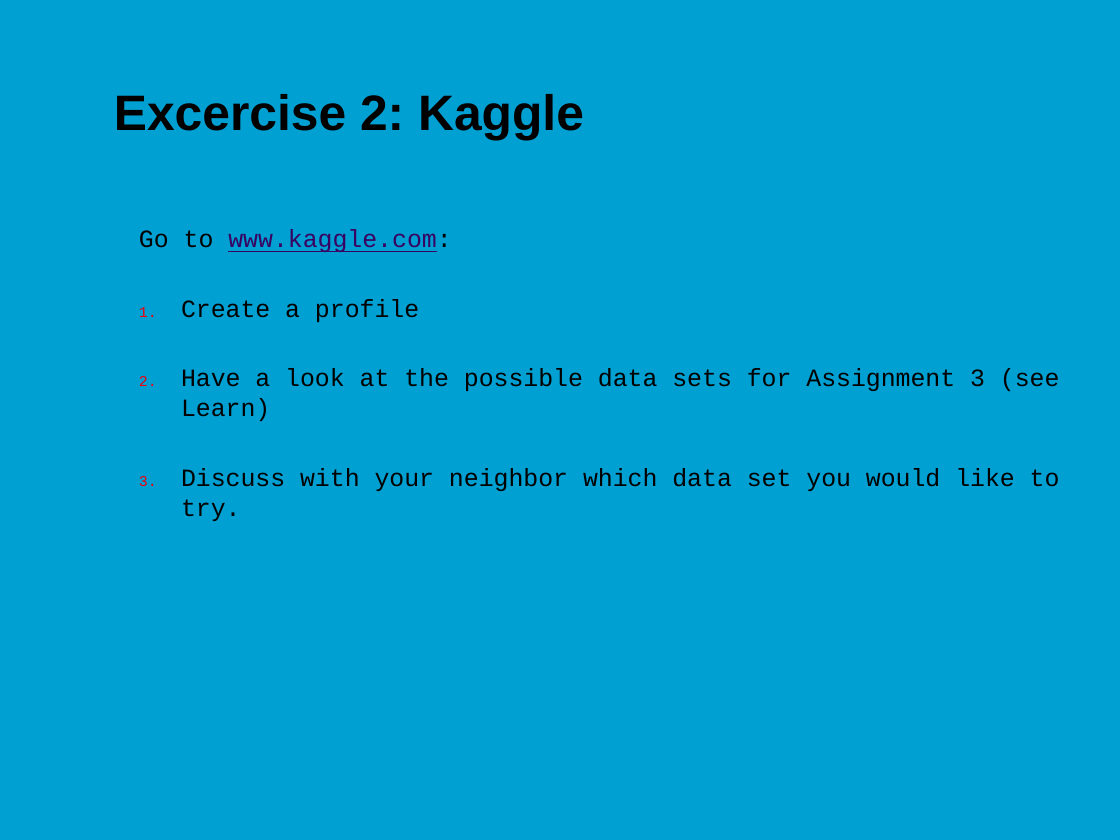
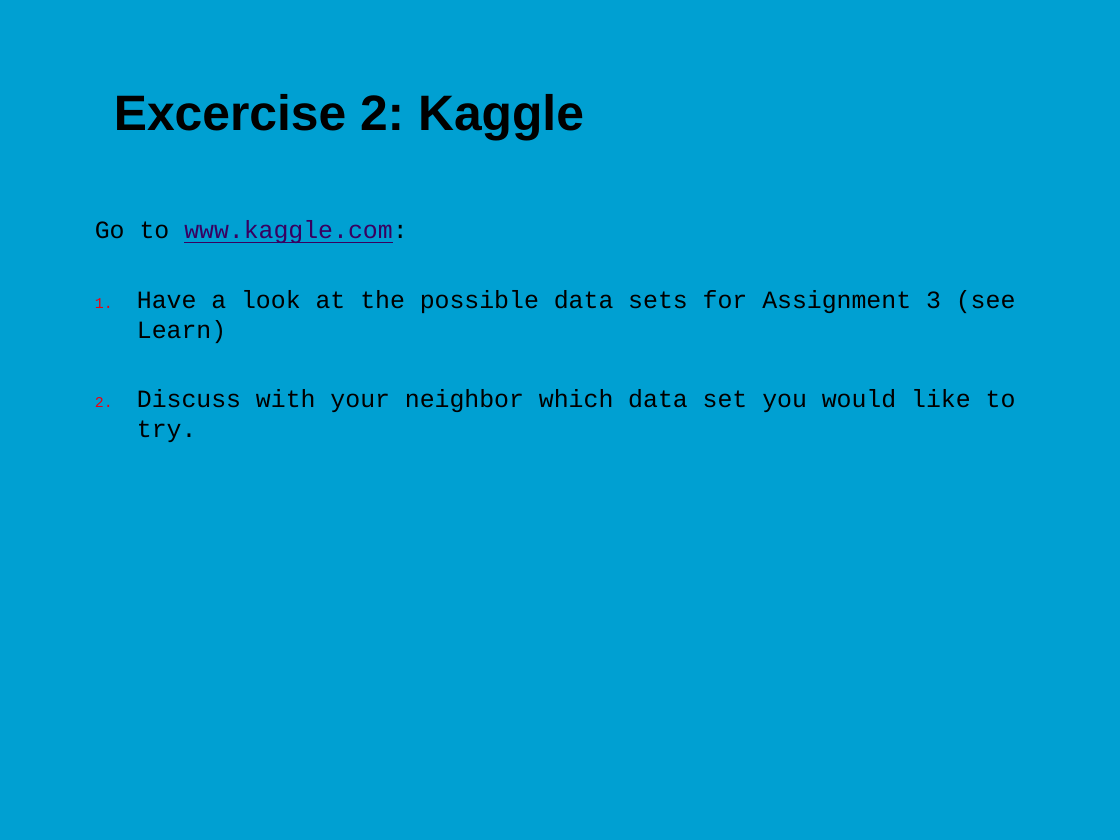
Before and after one commit to jonasmoons/data-driven-learning, a slide deck: slide 19 of slides/ddl-w6l1.pptx (slide 20 before the commit). Drawn at 1120x840 pixels with LibreOffice and Linux fonts; fonts in the diff are those of the drawing; background and template pictures are left out. Boxes give left, top, right and bottom in pixels: in the first picture for what was removed or moved away, otherwise in the second. Text is boxed around its words. In the diff, an @@ line names an element or a change of style, - is before the commit and + after.

```diff
--- a/slides/ddl-w6l1.pptx
+++ b/slides/ddl-w6l1.pptx
@@ text "Go to www.kaggle.com:": place and size @@
-text "Go to www.kaggle.com:" at <box>139,229,1060,521</box>
+text "Go to www.kaggle.com:" at <box>95,220,1016,442</box>
@@ text at <box>181,299,419,322</box>: paragraph removed @@
-1. Create a profile
```
Also in this commit, not shown: 6 other slides changed, 1 slide removed, 11 other files.
